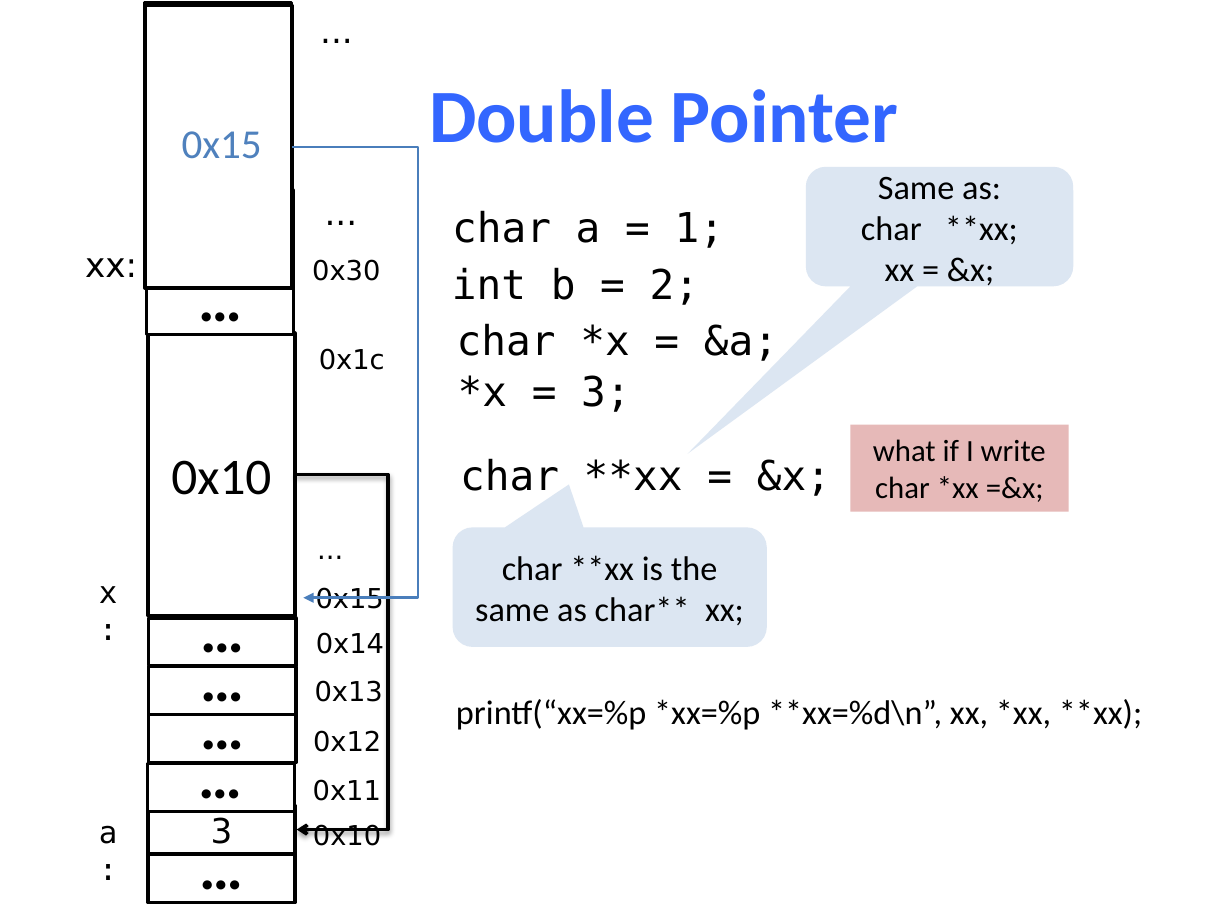
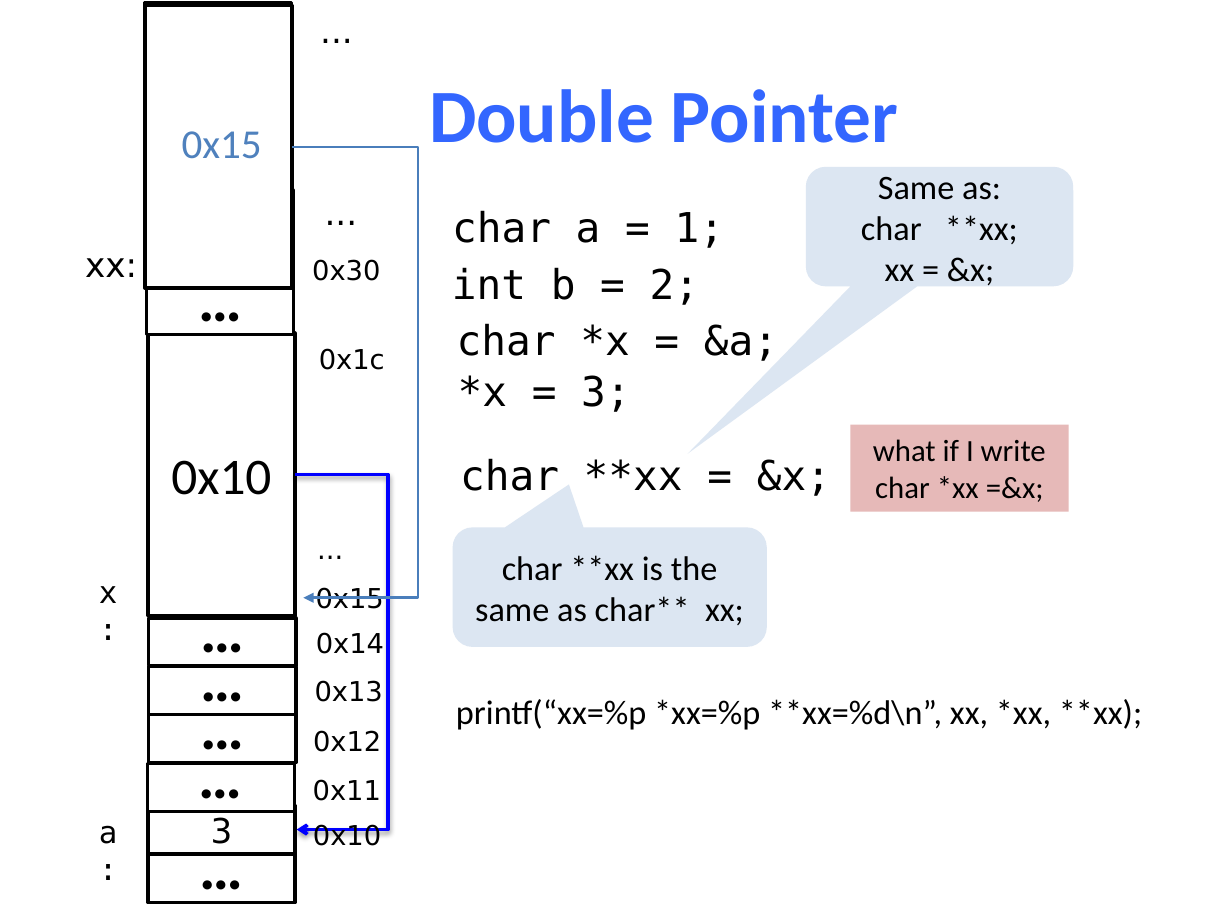
Before and after one commit to NYU-CSO/nyu-cso.github.io, a slide deck: slide 15 of notes/05-pointer_array.pptx (slide 13 before the commit). Drawn at 1232x924 pixels with LibreOffice and Linux fonts; fonts in the diff are those of the drawing. Boxes give left, top, right and bottom in pixels: in the first picture for what was removed or moved away, otherwise in the second. Text is boxed around its words. In the diff, an @@ line names an element or a change of style, - is before the commit and + after.

```diff
--- a/notes/05-pointer_array.pptx
+++ b/notes/05-pointer_array.pptx
@@ elbow arrow (294, 474) - (297, 829): stroke #000000 2 pt to #0000FF 2 pt @@
```
Also in this commit, not shown: 9 other slides changed, 2 slides added, 1 other file.
